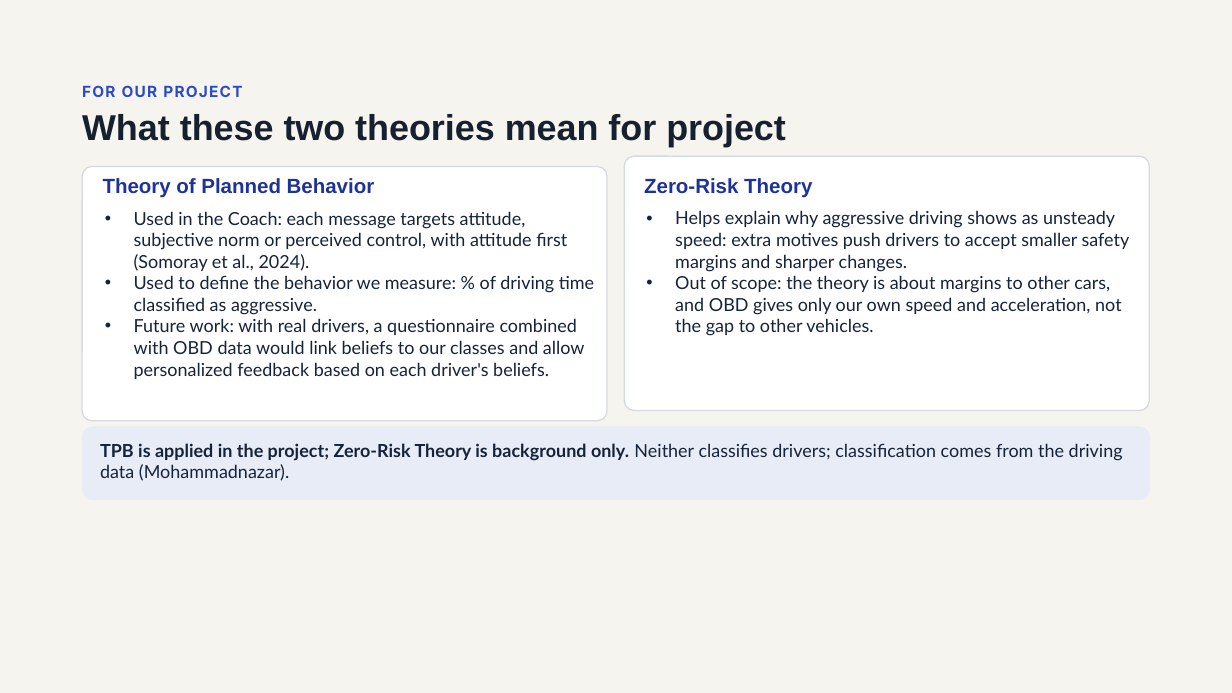
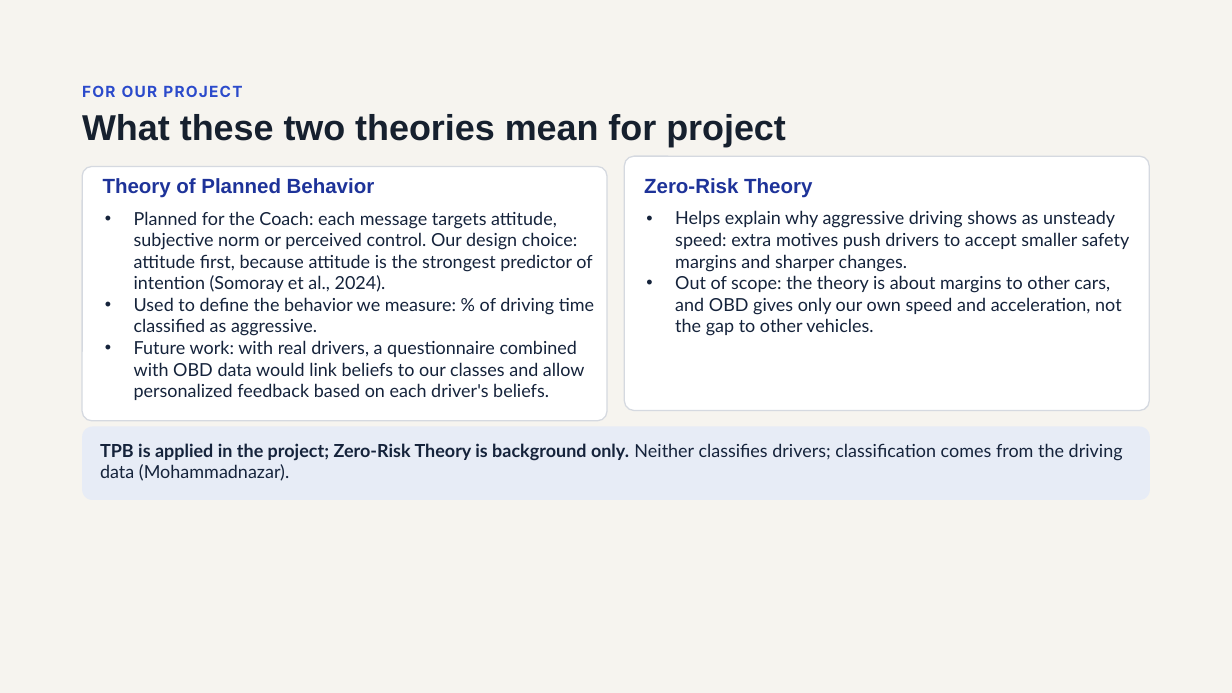
Before and after one commit to Osama-Gamil/Driver-Behaviour-PR, a slide deck: slide 24 of presentation/Driver_Safety_Project.pptx. Drawn at 1232x693 pixels with LibreOffice and Linux fonts; fonts in the diff are those of the drawing. Boxes give left, top, right and bottom in pixels: in the first picture for what was removed or moved away, otherwise in the second. Text is boxed around its words. In the diff, an @@ line names an element or a change of style, - is before the commit and + after.

```diff
--- a/presentation/Driver_Safety_Project.pptx
+++ b/presentation/Driver_Safety_Project.pptx
@@ text at [134, 211, 592, 292]: text changed @@
-• Used in the Coach: each message targets attitude, subjective norm or perceived control, with attitude first (Somoray et al., 2024).
+• Planned for the Coach: each message targets attitude, subjective norm or perceived control. Our design choice: attitude first, because attitude is the strongest predictor of intention (Somoray et al., 2024).
```
Also in this commit, not shown: 11 other slides changed, 1 slide added, 3 slides removed.
